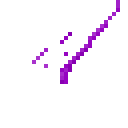
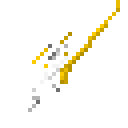
Layers edited between the first and the second 128×128 image:
painted on "Calque copié" over [28, 0, 120, 112]
